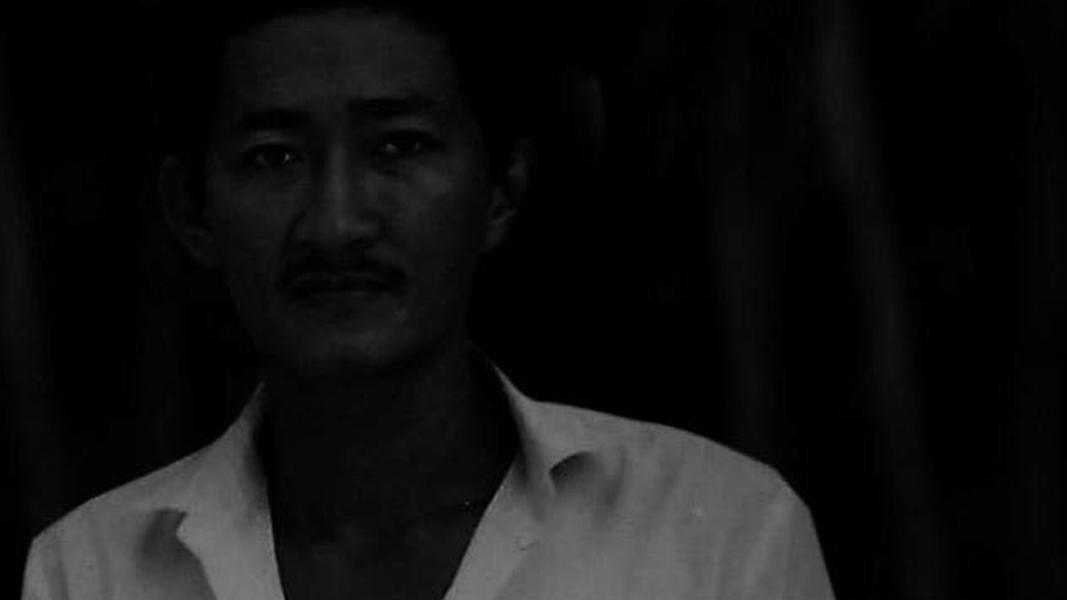
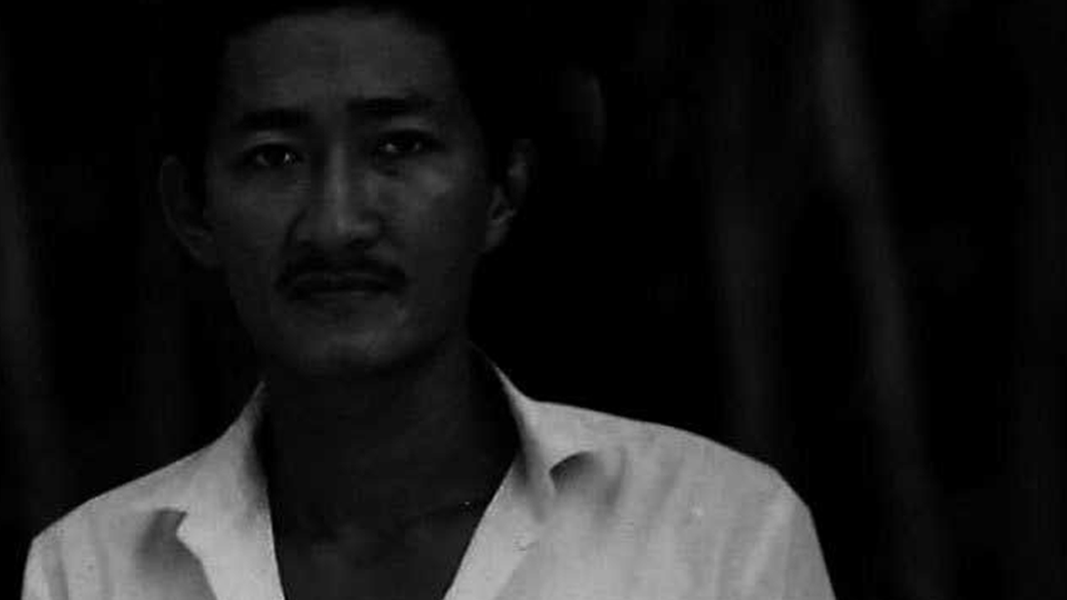
Comparing the layer stacks of the two w=1067, h=600 images. Changes:
hid "Layer 2" over [0, 0, 1067, 600]
removed layer "Layer 0" over [0, 0, 1067, 600]
